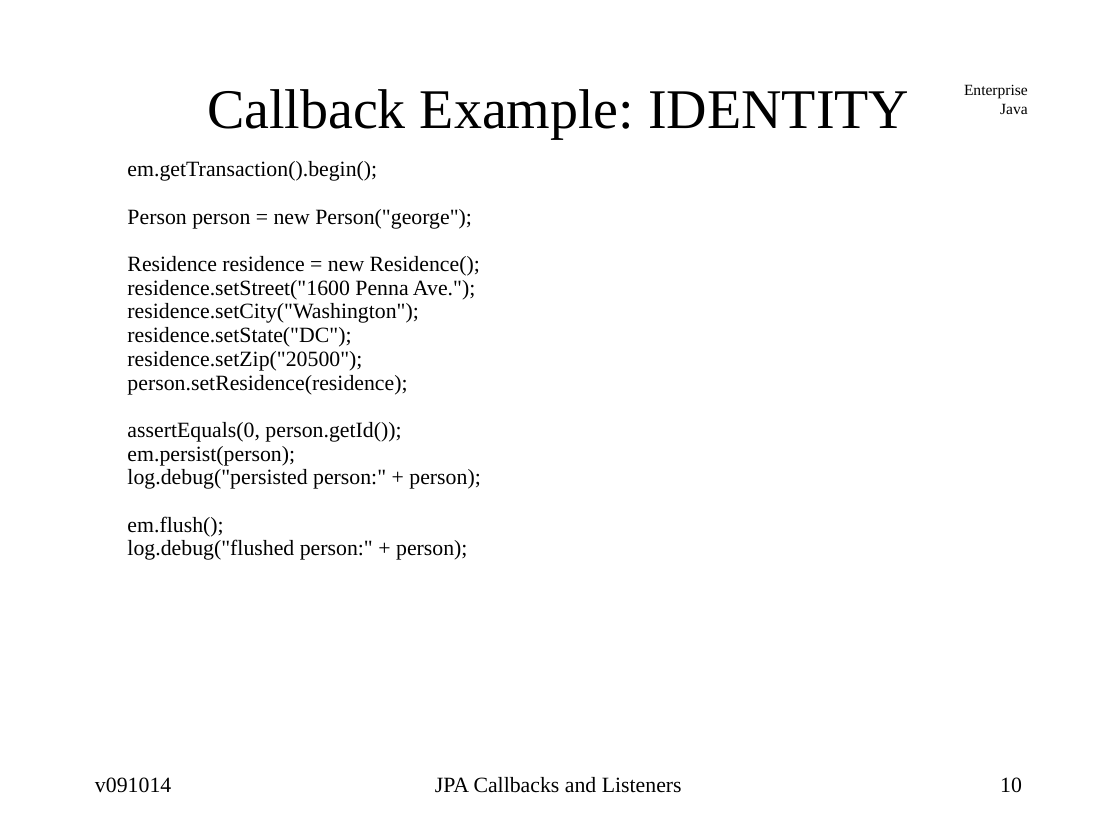
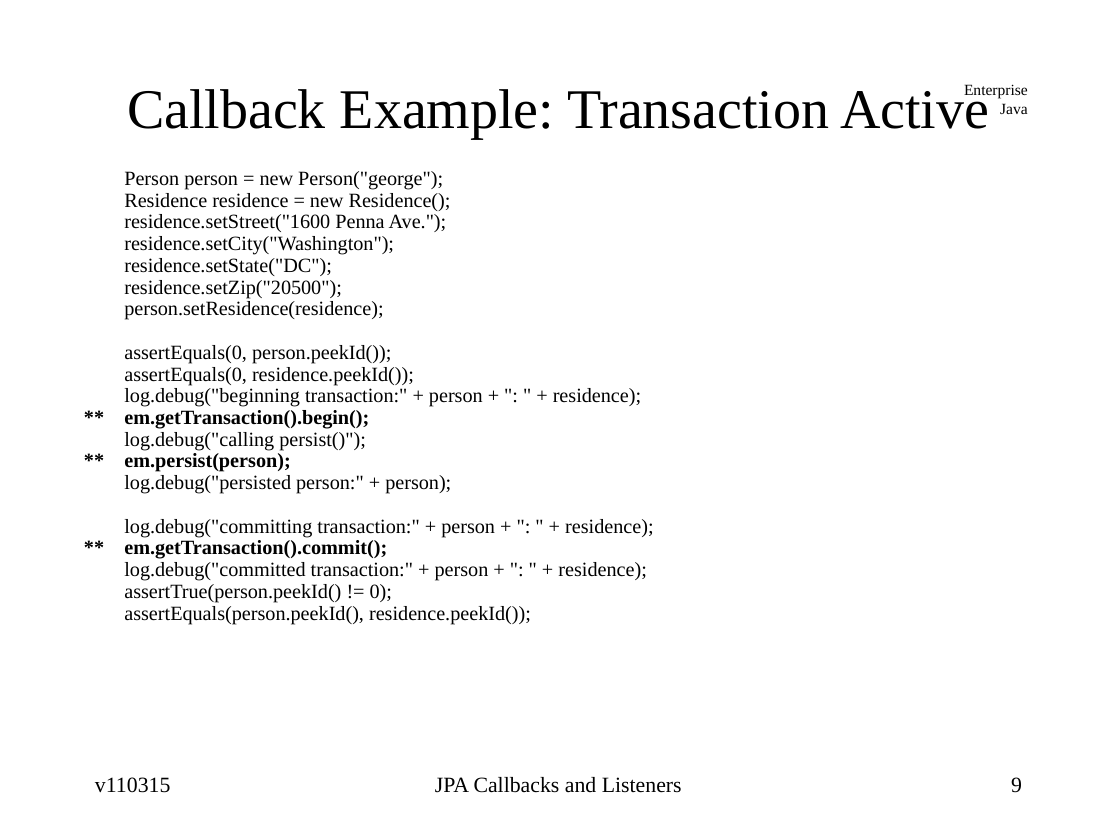
Before and after one commit to jcstaff/ejava-javaee, a slide deck: slide 9 of ormListeners/src/site/resources/lectures/ormListeners.ppt (slide 10 before the commit). Drawn at 1120x840 pixels with LibreOffice and Linux fonts; fonts in the diff are those of the drawing. Boxes give left, top, right and bottom in pixels: in the first picture for what was removed or moved away, otherwise in the second. Text is boxed around its words. In the diff, an @@ line names an element or a change of style, - is before the commit and + after.

```diff
--- a/ormListeners/src/site/resources/lectures/ormListeners.ppt
+++ b/ormListeners/src/site/resources/lectures/ormListeners.ppt
@@ title at (127,84,989,138): text changed @@
-Callback Example: IDENTITY
+Callback Example: Transaction Active
@@ text at (124,171,451,494): size 14 to 12.9 pt in "Person person = new Person("george");", "Residence residence = new Residence();", "residence.setStreet("1600 Penna Ave.");", "residence.setCity("Washington");" and 4 more places; indent changed; line spacing 0.43 to 0.9; less space between paragraphs @@
@@ text at (127,161,377,181): paragraph removed @@
-em.getTransaction().begin();
@@ text at (124,345,641,472): text changed; size 14 to 12.9 pt @@
-assertEquals(0, person.getId());
-em.persist(person);
+assertEquals(0, person.peekId());
+assertEquals(0, residence.peekId());
+log.debug("beginning transaction:" + person + ": " + residence);
+** em.getTransaction().begin();
+log.debug("calling persist()");
+** em.persist(person);
@@ text at (124,519,653,624): text changed; size 14 to 12.9 pt @@
-em.flush();
-log.debug("flushed person:" + person);
+log.debug("committing transaction:" + person + ": " + residence);
+** em.getTransaction().commit();
+log.debug("committed transaction:" + person + ": " + residence);
+assertTrue(person.peekId() != 0);
+assertEquals(person.peekId(), residence.peekId());
@@ text at (95,777,171,793): text changed @@
-v091014
+v110315
@@ page number at (1011,777,1022,793): text changed @@
-10
+9
```
Also in this commit, not shown: 21 other slides changed, 15 slides added, 18 other files.
